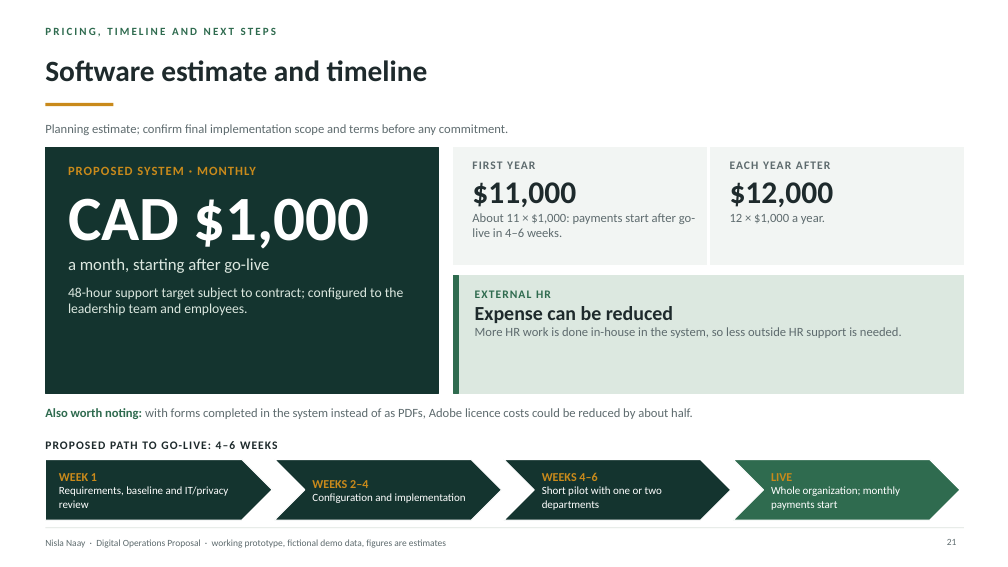
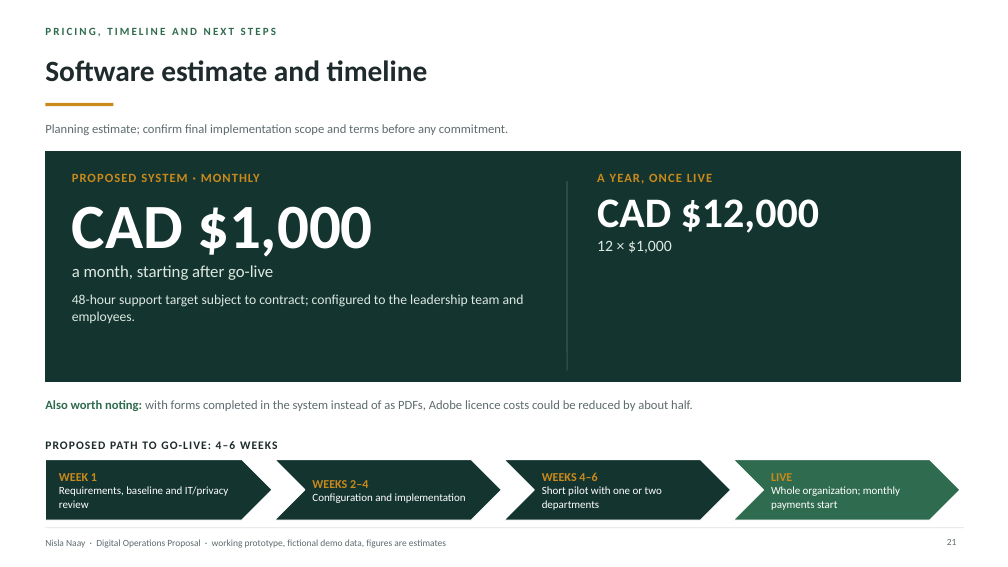
Before and after one commit to AndalibOlee/Portfolio, a slide deck: slide 21 of demo-platform/docs/Nisla_Naay_Executive_Digital_Operations_Proposal.pptx. Drawn at 1008x567 pixels with LibreOffice and Linux fonts; fonts in the diff are those of the drawing. Boxes give left, top, right and bottom in pixels: in the first picture for what was removed or moved away, otherwise in the second. Text is boxed around its words. In the diff, an @@ line names an element or a change of style, - is before the commit and + after.

```diff
--- a/demo-platform/docs/Nisla_Naay_Executive_Digital_Operations_Proposal.pptx
+++ b/demo-platform/docs/Nisla_Naay_Executive_Digital_Operations_Proposal.pptx
@@ rectangle removed at (454, 147, 707, 265) @@
@@ rectangle removed at (711, 147, 964, 265) @@
@@ rectangle: place and size @@
-rectangle at (45, 147, 439, 393)
+rectangle at (45, 151, 960, 382)
@@ text "PROPOSED SYSTEM · MONTHLY" rewrapped from (68, 166, 404, 315) to (72, 173, 524, 323) @@
@@ text removed at (472, 161, 695, 237) @@
-FIRST YEAR
-$11,000
-About 11 × $1,000: payments start after go-live in 4–6 weeks.
@@ text at (597, 173, 819, 253): text changed; text colour #5E6B6E to #C98A1B @@
-EACH YEAR AFTER
-$12,000
-12 × $1,000 a year.
+A YEAR, ONCE LIVE
+CAD $12,000
+12 × $1,000
@@ line added from (567, 181) to (567, 371), #3A5A52 1 pt @@
@@ rectangle removed at (454, 276, 964, 393) @@
@@ rectangle removed at (454, 276, 458, 393) @@
@@ text removed at (475, 290, 902, 338) @@
-EXTERNAL HR
-Expense can be reduced
-More HR work is done in-house in the system, so less outside HR support is needed.
@@ text "Also worth noting: with forms ...": place and size @@
-text "Also worth noting: with forms ..." at (45, 408, 693, 419)
+text "Also worth noting: with forms ..." at (45, 400, 693, 411)
```
Also in this commit, not shown: 8 other files.
